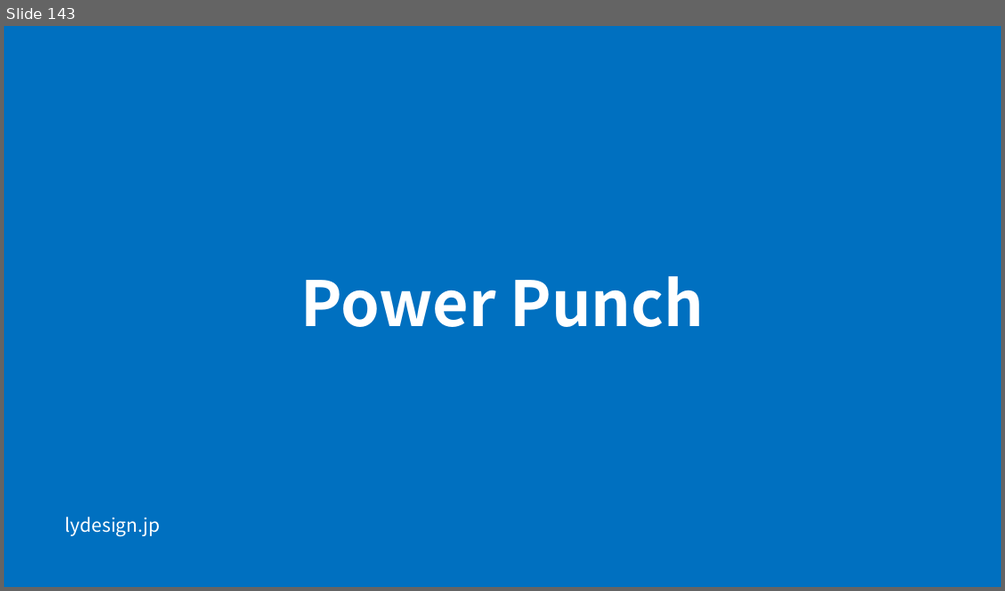
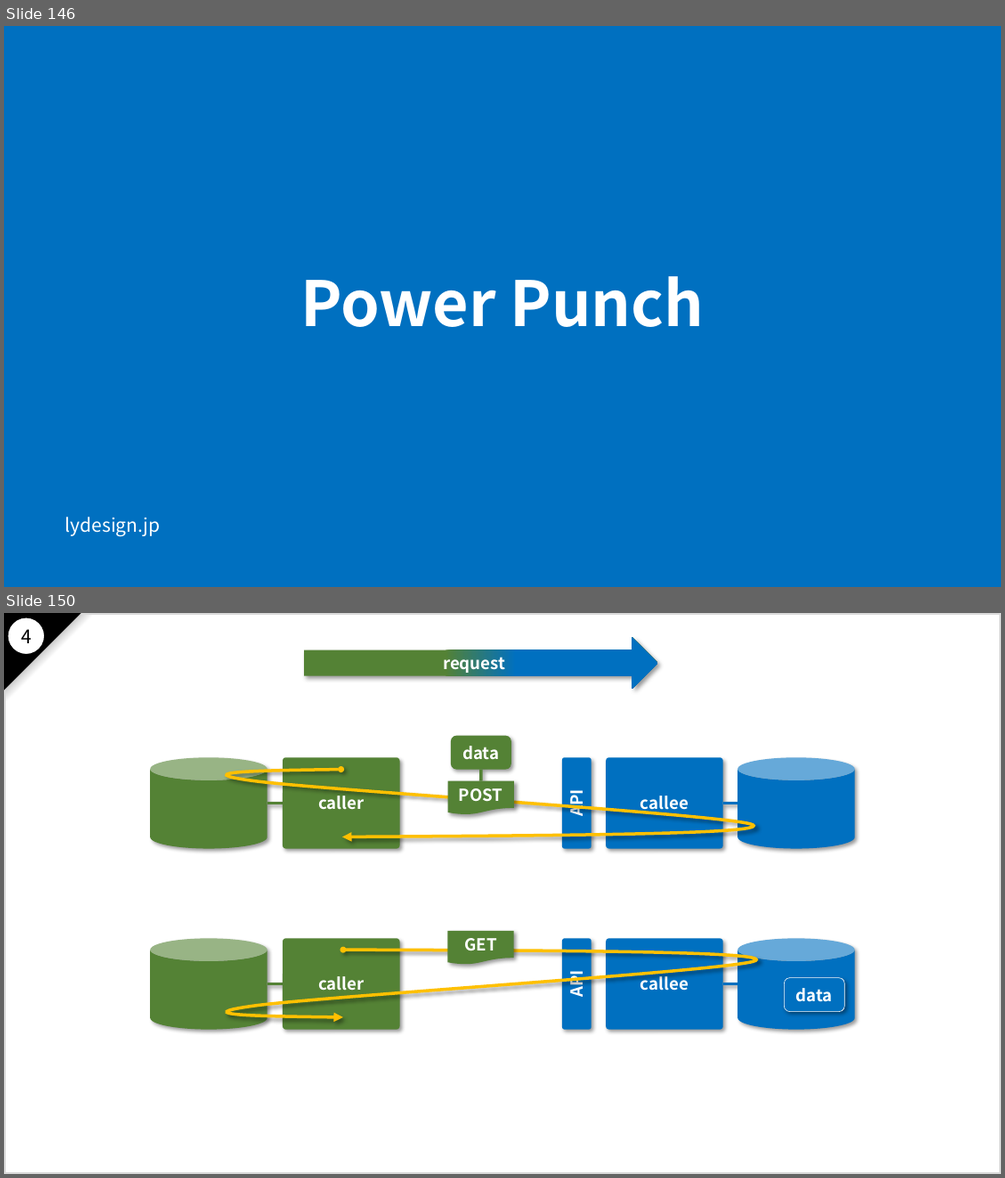
Before and after one commit to nakayama-kazuki/2021, a slide deck: pptx/power-punch-v2.pptx. Shown one above the other, each under a label of ours: slide 143 before the commit, slides 146 and 150 after it; the slides between them are not shown. The pictures are 1005x591 and 1005x1178 pixels, drawn with LibreOffice and Linux fonts; fonts in the diff are those of the drawing. Boxes give left, top, right and bottom in pixels: in the first picture for what was removed or moved away, otherwise in the second. Text is boxed around its words. In the diff, an @@ line names an element or a change of style, - is before the commit and + after.

```diff
--- a/pptx/power-punch-v2.pptx
+++ b/pptx/power-punch-v2.pptx
@@ slide 150 added at box(4, 613, 1001, 1174), background #FFFFFF @@
@@ right triangle added at box(4, 613, 96, 705), fill gradient #FFFFFF to #808080 to #000000 @@
@@ rectangle added at box(4, 613, 1001, 1174), outline #D9D9D9 3 pt @@
@@ right triangle added at box(4, 613, 81, 690), fill #000000, outline #000000 1 pt @@
@@ ellipse added at box(8, 617, 45, 655), fill #FFFFFF, outline #000000 1 pt @@
@@ text added at box(21, 629, 32, 643), 18 pt, text #000000 @@
+4
@@ right arrow added at box(304, 637, 658, 689), fill gradient #548235 to #0070C0, 16 pt, text #FFFFFF, bold @@
+request
@@ rounded rectangle added at box(451, 736, 511, 770), fill #548235, 16 pt, text #FFFFFF, bold @@
+data
@@ cylinder added at box(151, 757, 268, 849), fill #548235 @@
@@ freeform shape added at box(226, 770, 754, 836), outline #FFC000 3 pt @@
@@ rounded rectangle added at box(283, 757, 400, 849), fill #548235, 16 pt, text #FFFFFF, bold @@
+caller
@@ line added from (481, 770) to (481, 780), #548235 3 pt @@
@@ rounded rectangle added at box(562, 757, 591, 849), fill #0070C0, 16 pt, text #FFFFFF, bold @@
+API
@@ rounded rectangle added at box(606, 757, 723, 849), fill #0070C0, 16 pt, text #FFFFFF, bold @@
+callee
@@ cylinder added at box(737, 757, 855, 849), fill #0070C0 @@
@@ flow chart document added at box(448, 780, 514, 814), fill #548235, 16 pt, text #FFFFFF, bold @@
+POST
@@ line added from (267, 803) to (283, 803), #548235 3 pt @@
@@ line added from (723, 803) to (737, 803), #0070C0 3 pt @@
@@ flow chart document added at box(447, 931, 513, 965), fill #548235, 16 pt, text #FFFFFF, bold @@
+GET
@@ cylinder added at box(151, 938, 268, 1030), fill #548235 @@
@@ freeform shape added at box(227, 949, 756, 1017), outline #FFC000 3 pt @@
@@ rounded rectangle added at box(283, 938, 400, 1030), fill #548235, 16 pt, text #FFFFFF, bold @@
+caller
@@ rounded rectangle added at box(562, 938, 591, 1030), fill #0070C0, 16 pt, text #FFFFFF, bold @@
+API
@@ rounded rectangle added at box(606, 938, 723, 1030), fill #0070C0, 16 pt, text #FFFFFF, bold @@
+callee
@@ cylinder added at box(737, 938, 855, 1030), fill #0070C0 @@
@@ line added from (267, 984) to (283, 984), #548235 3 pt @@
@@ line added from (723, 984) to (737, 984), #0070C0 3 pt @@
@@ rounded rectangle added at box(784, 978, 844, 1012), fill #0070C0, outline #FFFFFF 0.5 pt, 16 pt, text #FFFFFF, bold @@
+data
@@ what was slide 143 is now slide 146 @@
```
Also in this commit, not shown: 138 slides changed, 16 other slides added, 4 slides removed.
